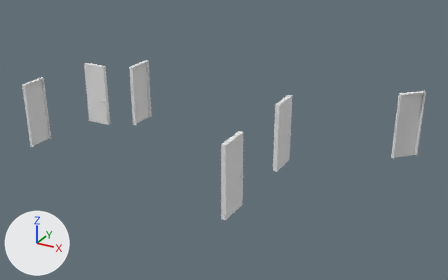
The glTF model na-project-portal/26-Projects/RB05__WestFarm/30__TrueVision__AppContent/DesignPhase01__ConceptDesign__Scheme-01/RB05__Storey__SecondFloor__ProposedDoors__MeshModel__.glb: old version first, new version second.
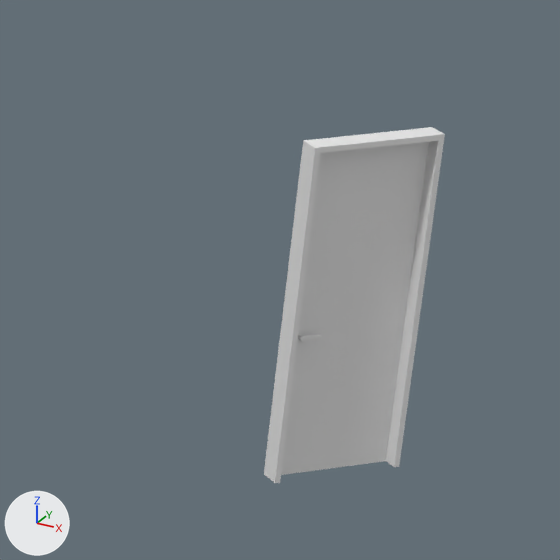
The first picture shows the older version from a 50 mm lens placed at (22.87, 6.55, 15.74), pointed at (14.51, 21.74, 8.14). The close-ups show the older and then the newer version on the part from 76% to 100% of the width and 24% to 62% of the height of that picture. Only the edits that show in the close-ups are written down. Arrows for +X, +Y and +Z are at lower left; the lights stay in place. Where no turn or scale is listed for an object, it has been applied to the vertices.

In view in the first close-up: 'Layer0::Default.005', 'Na__DoorPanel::Default.005' and 1 more.
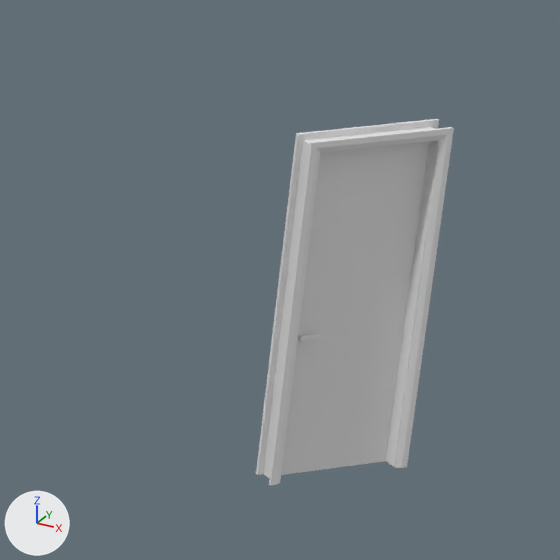
Boxes (x1, y1, x2, y2) around the edits, measured in the close-ups (560 x 560 px):
'Na__Architrave::Default.011', added
    after: (269, 127, 454, 485)
'Na__Architrave::Default.010', added
    after: (256, 119, 439, 475)

Edits to the bpy script that builds the scene:
```text
Add me_doormesh_28_na__architrave__default:
    me_doormesh_28_na__architrave__default.from_pydata(...)  # 20 vertices, 36 faces; spans x -0.03..0.63, y -0.04..0.62, z 0.0..2.14
    me_doormesh_28_na__architrave__default.materials.append(mat_default)  # white #e7e7e7
Add me_doormesh_27_na__architrave__default:
    me_doormesh_27_na__architrave__default.from_pydata(...)  # 20 vertices, 36 faces; spans x -0.13..0.53, y 0.06..0.72, z 0.0..2.14
    me_doormesh_27_na__architrave__default.materials.append(mat_default)  # white #e7e7e7
Add ob_na__architrave__default_011:
    ob_na__architrave__default_011 = bpy.data.objects.new('Na__Architrave::Default.011', me_doormesh_28_na__architrave__default)
    ob_na__architrave__default_011.location = (19.086, 24.251, 7.5)
Add ob_na__architrave__default_010:
    ob_na__architrave__default_010 = bpy.data.objects.new('Na__Architrave::Default.010', me_doormesh_27_na__architrave__default)
    ob_na__architrave__default_010.location = (19.086, 24.251, 7.5)
```
